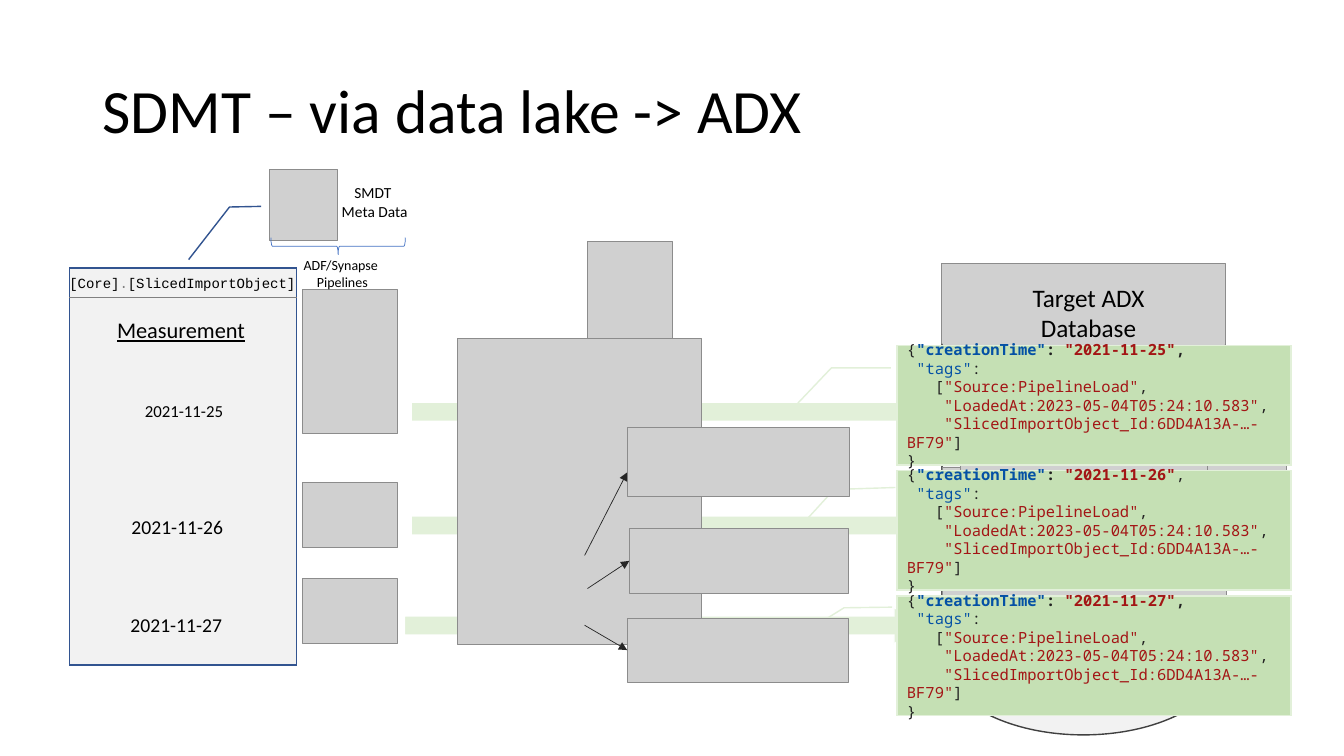
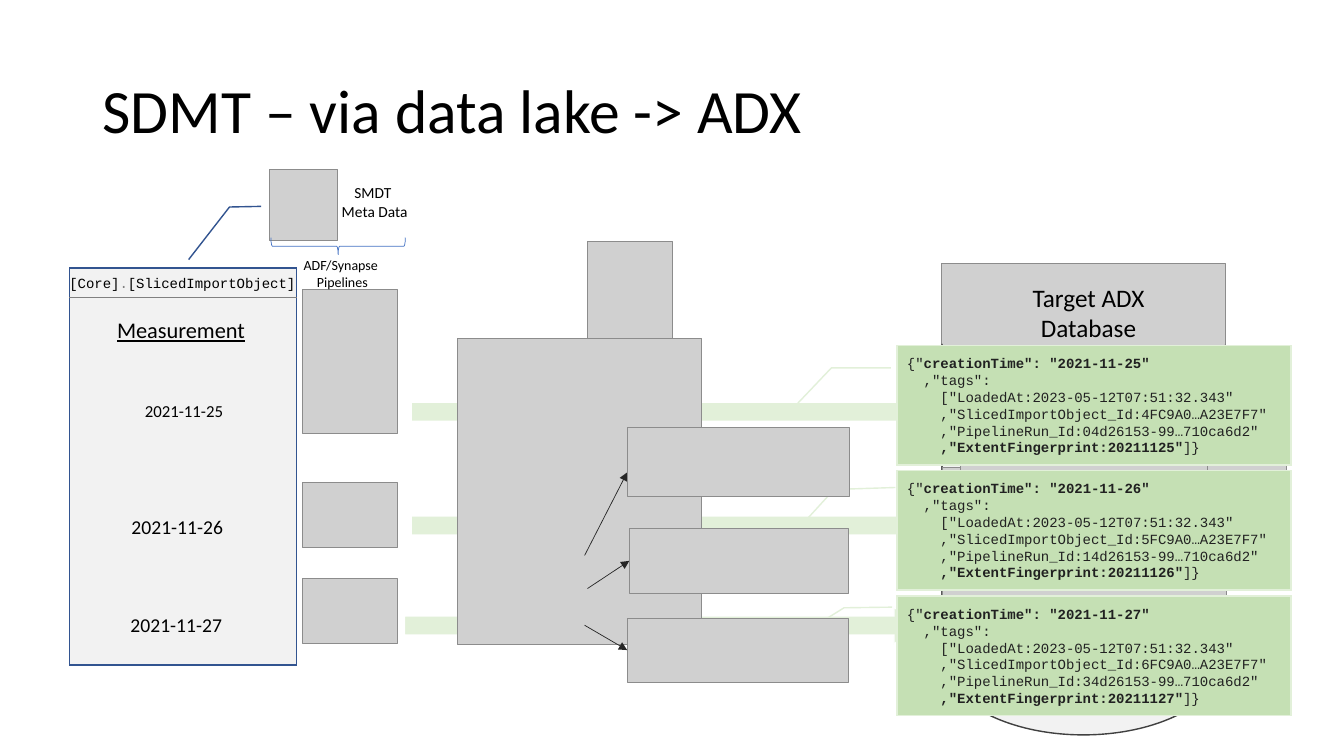
Before and after one commit to meinradweiss/SwissArmyKnife, a slide deck: slide 13 of docs/ADF_SynapsePipelines/PPT/SlicedDataMigrationToolbox.pptx. Drawn at 1344x756 pixels with LibreOffice and Linux fonts; fonts in the diff are those of the drawing; grey boxes stand for pictures. Boxes give left, top, right and bottom in pixels: in the first picture for what was removed or moved away, otherwise in the second. Text is boxed around its words. In the diff, an @@ line names an element or a change of style, - is before the commit and + after.

Commit message:
Link between Extents and Pipeline run id added.

```diff
--- a/docs/ADF_SynapsePipelines/PPT/SlicedDataMigrationToolbox.pptx
+++ b/docs/ADF_SynapsePipelines/PPT/SlicedDataMigrationToolbox.pptx
@@ text in border callout at box(907, 358, 1266, 455): text changed; size 11 to 10 pt; font Noto Sans Mono to Courier New; text colour #A31515 to #212121 @@
-{"creationTime": "2021-11-25",
-"tags":
-["Source:PipelineLoad",
-"LoadedAt:2023-05-04T05:24:10.583",
-"SlicedImportObject_Id:6DD4A13A-…-BF79"]
-}
+{"creationTime": "2021-11-25"
+,"tags":
+["LoadedAt:2023-05-12T07:51:32.343"
+,"SlicedImportObject_Id:4FC9A0…A23E7F7"
+,"PipelineRun_Id:04d26153-99…710ca6d2"
+,"ExtentFingerprint:20211125"]}
@@ text in border callout at box(907, 483, 1266, 580): text changed; size 11 to 10 pt; font Noto Sans Mono to Courier New; text colour #A31515 to #212121 @@
-{"creationTime": "2021-11-26",
-"tags":
-["Source:PipelineLoad",
-"LoadedAt:2023-05-04T05:24:10.583",
-"SlicedImportObject_Id:6DD4A13A-…-BF79"]
-}
+{"creationTime": "2021-11-26"
+,"tags":
+["LoadedAt:2023-05-12T07:51:32.343"
+,"SlicedImportObject_Id:5FC9A0…A23E7F7"
+,"PipelineRun_Id:14d26153-99…710ca6d2"
+,"ExtentFingerprint:20211126"]}
@@ text in border callout at box(907, 609, 1266, 706): text changed; size 11 to 10 pt; font Noto Sans Mono to Courier New; text colour #A31515 to #212121 @@
-{"creationTime": "2021-11-27",
-"tags":
-["Source:PipelineLoad",
-"LoadedAt:2023-05-04T05:24:10.583",
-"SlicedImportObject_Id:6DD4A13A-…-BF79"]
-}
+{"creationTime": "2021-11-27"
+,"tags":
+["LoadedAt:2023-05-12T07:51:32.343"
+,"SlicedImportObject_Id:6FC9A0…A23E7F7"
+,"PipelineRun_Id:34d26153-99…710ca6d2"
+,"ExtentFingerprint:20211127"]}
```
Also in this commit, not shown: 3 other slides changed, 3 other files.
